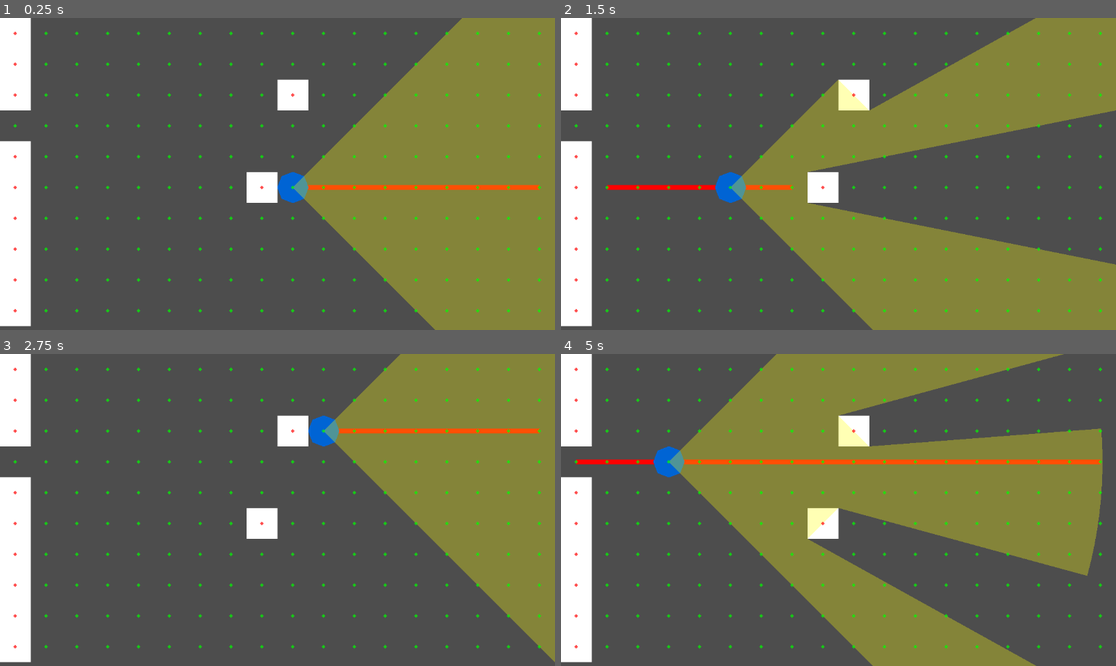
Above: before the commit, frames 1-4 (two rows, left to right).
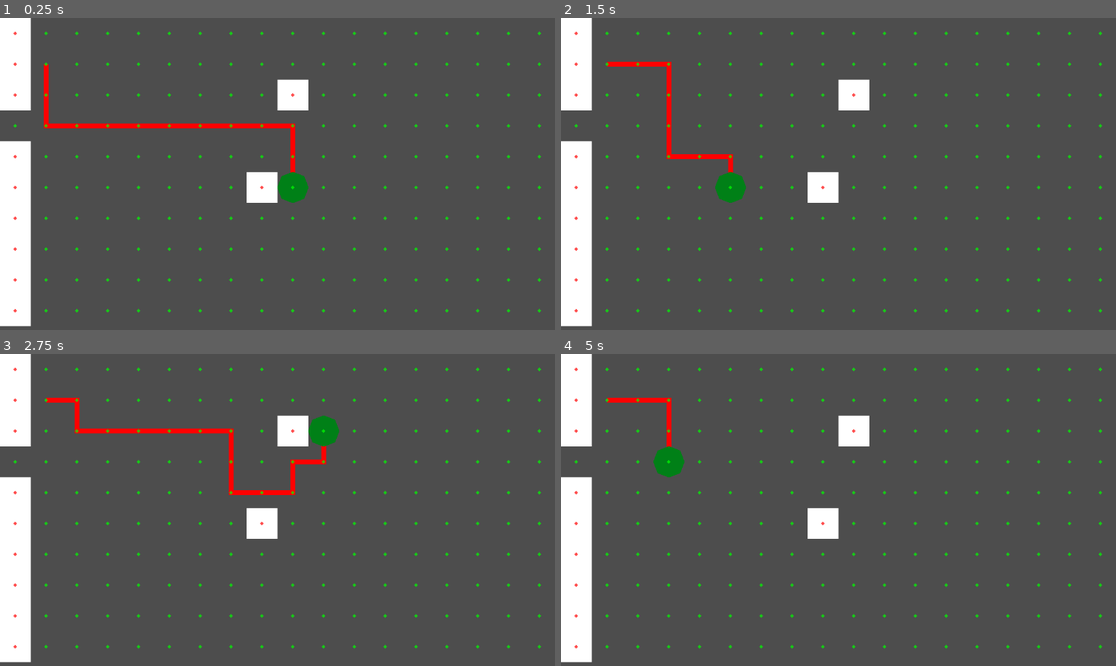
Above: after the commit, the same moments.

Repository: starshinePerigee/sevenksnakes
Game: Godot game, scene res://level_grid.tscn
Two runs of this game, one before a commit and one after it. Both use one fixed random seed, a clock stepped at 60 frames per second and the inputs below. This scene is started directly instead of the project's main scene.
Inputs (mouse positions are in pixels of both pictures, inside the frame that each line leads up to):
- Up to frame 1 (0.25 s): no input
- Up to frame 2 (1.5 s): move the mouse to (960, 158) at 0.52 s; hold D 0.53-1.28 s; hold P 0.53-1.28 s; move the mouse to (727, 189) at 1.27 s; hold S from 1.28 s (still down); tap P at 1.35 s
- Up to frame 3 (2.75 s): move the mouse to (333, 441) at 2.02 s; release S at 2.03 s; hold D from 2.03 s (still down); hold P from 2.03 s (still down)
- Up to frame 4 (5 s): move the mouse to (810, 572) at 2.77 s; release D at 2.78 s; release P at 2.78 s; hold W 2.78-3.53 s; tap P at 2.85, 4.35 s; move the mouse to (1005, 556) at 3.52 s; hold P 3.53-4.28 s; hold A from 3.53 s (still down); move the mouse to (672, 463) at 4.27 s

The runs differ from the first frame. In frame 1, 34% of the frame differs, in the area x 7-100%, y 0-100%; in frame 2, 35%; in frame 3, 26%; in frame 4, 42%, in the area x 2-98%, y 0-100%.

Commit message:
Added snake path support using a hecked up a*!

Diff:
--- a/level_grid.gd
+++ b/level_grid.gd
@@ -3,6 +3,7 @@
 
 @export var grid_size = 64
 var grid = []  # x than y, x+ is right, y+ is down
+var astar = null
 
 @export var indicator: PackedScene
 var indicators = []
@@ -28,24 +29,39 @@
 	]
 
 
+func vector_to_astar_id(position_: Vector2) -> int:
+	return position_.x * 1000 + position_.y
+
+
 func recalculate_grid():
 	var grid_corner = position_to_indexes(get_viewport_rect().end)
 	x_indexes = grid_corner[0]
 	y_indexes = grid_corner[1]
 	grid = []
+	astar = AStar2D.new()
 
 	for x_index in range(x_indexes + 1):
 		grid.append([])
 		for y_index in range(y_indexes + 1):
 			$PointFinder.position = indexes_to_position(x_index, y_index)
 			$PointFinder.force_raycast_update()
-			grid[x_index].append($PointFinder.is_colliding())
+			var is_wall = $PointFinder.is_colliding()
+			grid[x_index].append(is_wall)
+
+			if not is_wall:
+				var astar_point = Vector2(x_index, y_index)
+				var astar_id = vector_to_astar_id(astar_point)
+				astar.add_point(astar_id, astar_point)
+				if x_index > 0 and not grid[x_index-1][y_index]:
+					astar.connect_points(astar_id, vector_to_astar_id(astar_point + Vector2(-1, 0)))
+				if y_index > 0 and not grid[x_index][y_index-1]:
+					astar.connect_points(astar_id, vector_to_astar_id(astar_point + Vector2(0, -1)))
 
 			var new_indicator = indicator.instantiate()
 			new_indicator.position = indexes_to_position(x_index, y_index)
 			new_indicator.z_index = 100
 			add_child(new_indicator)
-			if $PointFinder.is_colliding():
+			if is_wall:
 				new_indicator.color = Color(1, 0, 0, 0.7)
 			else:
 				new_indicator.color = Color(0, 1, 0, 0.7)
@@ -66,17 +82,30 @@
 		debug_guard.global_position = guard_pos
 		var guard_index = Vector2(position_to_indexes(guard_pos)[0], position_to_indexes(guard_pos)[1])
 
-		var guard_path = build_back_forth_path(guard_index, Vector2(-1, 0))
+		var guard_path = build_snake_path(guard_index, Vector2(1, 1))
 
 		$Line2D.clear_points()
-		for point in guard_path:
-			$Line2D.add_point(indexes_to_position(point.x, point.y))
+		if guard_path:
+			for point in guard_path:
+				$Line2D.add_point(indexes_to_position(point.x, point.y))
 		if Input.is_key_pressed(KEY_P):
 			print("break")
 
-func build_snake_path():
-	# step 1: build a hecked randomized a*
-	pass
+
+func build_snake_path(start_index_vector, end_index_vector):
+	# step 1: randomize your a* weights
+	for point_id in astar.get_point_ids():
+		astar.set_point_weight_scale(point_id, (randf()*randf())*10)
+	# step 2: run a*
+	var point_path = astar.get_point_path(
+		vector_to_astar_id(start_index_vector),
+		vector_to_astar_id(end_index_vector)
+	)
+	# unpack
+	var index_vector_array = []
+	for point in point_path:
+		index_vector_array.append(point)
+	return index_vector_array
 
 
 func check_vector(index_vector: Vector2) -> bool:
--- a/level_grid.tscn
+++ b/level_grid.tscn
@@ -3,12 +3,12 @@
 [ext_resource type="Script" path="res://level_grid.gd" id="1_hxneq"]
 [ext_resource type="PackedScene" uid="uid://dmn8y6t218k3o" path="res://indicator.tscn" id="2_vl1mk"]
 [ext_resource type="PackedScene" uid="uid://jtlwsjo1ppha" path="res://wall.tscn" id="3_egadc"]
-[ext_resource type="PackedScene" uid="uid://bl04haahd4x3u" path="res://base_guard.tscn" id="3_skst6"]
+[ext_resource type="PackedScene" uid="uid://cn2grmtx3spbi" path="res://snake.tscn" id="3_xj150"]
 
 [node name="LevelGrid" type="Node2D"]
 script = ExtResource("1_hxneq")
 indicator = ExtResource("2_vl1mk")
-guard_scene = ExtResource("3_skst6")
+guard_scene = ExtResource("3_xj150")
 
 [node name="PointFinder" type="RayCast2D" parent="."]
 position = Vector2(1056, 416)
